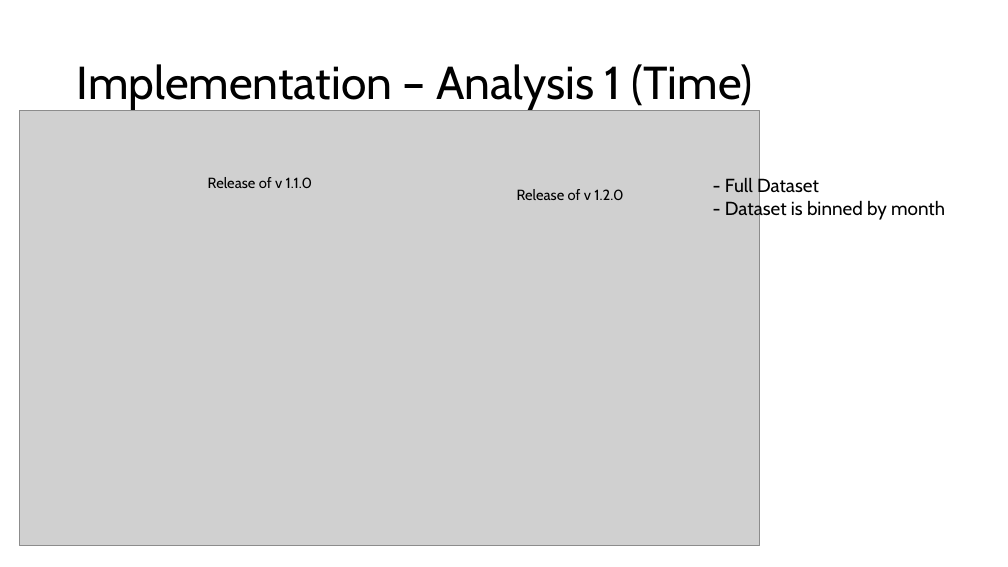
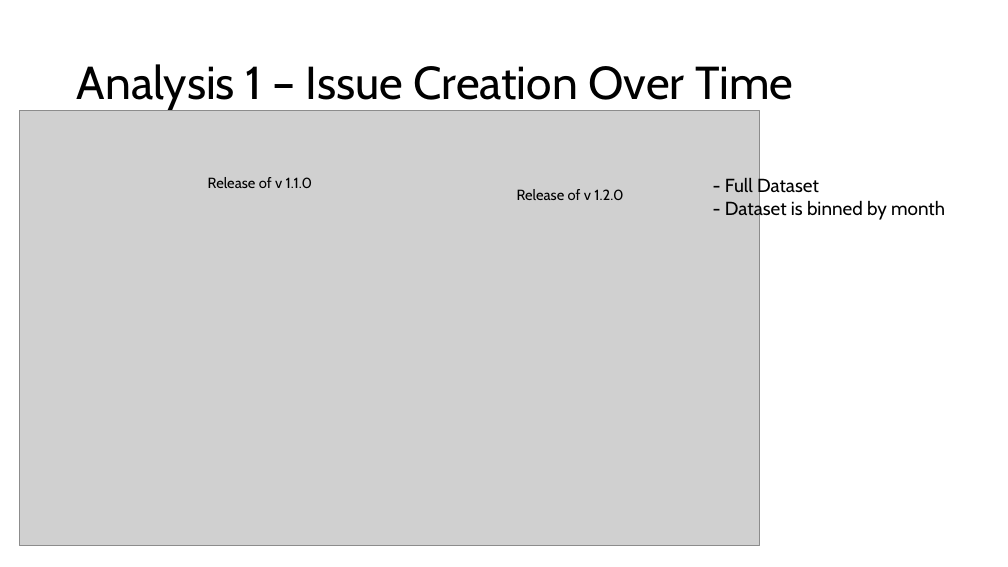
Before and after one commit to timsweeney7/enpm611-project-app, a slide deck: slide 8 of presentation/Presentation1.pptx. Drawn at 1008x567 pixels with LibreOffice and Linux fonts; fonts in the diff are those of the drawing; grey boxes stand for pictures. Boxes give left, top, right and bottom in pixels: in the first picture for what was removed or moved away, otherwise in the second. Text is boxed around its words. In the diff, an @@ line names an element or a change of style, - is before the commit and + after.

Commit message:
Updating analysis 1 for presentation.  Updating presentation

```diff
--- a/presentation/Presentation1.pptx
+++ b/presentation/Presentation1.pptx
@@ title at bbox=[77, 64, 793, 110]: text changed @@
-Implementation – Analysis 1 (Time)
+Analysis 1 – Issue Creation Over Time
```
Also in this commit, not shown: 1 other slide changed, 4 slides added, 1 other file.
